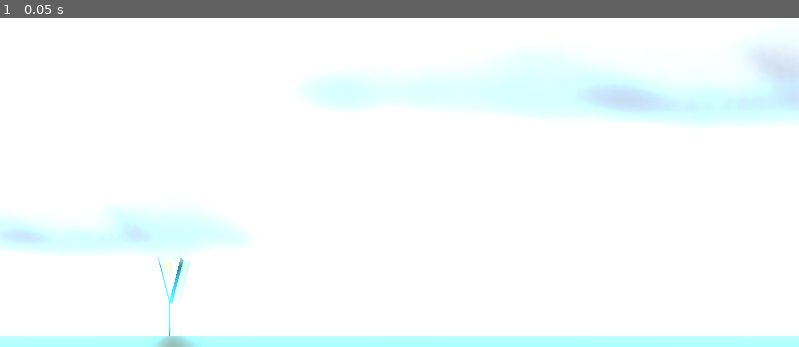
Above: before the commit, frame 1.
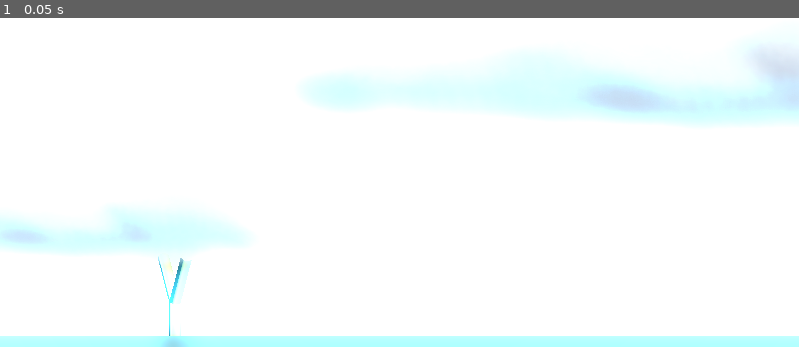
Above: after the commit, the same moment.

Repository: EricBL3/godot-prototyping
Game: Godot game, scene res://scenes/_scene_0.tscn
Two runs of this game, one before a commit and one after it. Both use one fixed random seed, a clock stepped at 60 frames per second and the inputs below.
Inputs:
- Up to frame 1 (0.05 s): no input

The runs differ from the first frame. In frame 1, 0.1% of the frame differs, in the area x 19-24%, y 96-100%.

Commit message:
Changes to ground material

Diff:
--- a/Mission Demolition/materials/m_ground.tres
+++ b/Mission Demolition/materials/m_ground.tres
@@ -1,4 +1,4 @@
 [gd_resource type="StandardMaterial3D" format=3 uid="uid://b4g7op3v8m10s"]
 
 [resource]
-albedo_color = Color(0.490196, 0.360784, 0.223529, 1)
+albedo_color = Color(0.501961, 0.501961, 0.501961, 1)
--- a/Mission Demolition/scenes/_scene_0.tscn
+++ b/Mission Demolition/scenes/_scene_0.tscn
@@ -3,15 +3,13 @@
 [ext_resource type="Environment" uid="uid://cq1pfgx8123vr" path="res://world_environment.tres" id="1_ci61d"]
 [ext_resource type="Script" path="res://scripts/MainCamera.gd" id="2_q43li"]
 [ext_resource type="PackedScene" uid="uid://2ixybb6dciwd" path="res://scenes/slingshot.tscn" id="3_qyudb"]
+[ext_resource type="Material" uid="uid://b4g7op3v8m10s" path="res://materials/m_ground.tres" id="3_uytyg"]
 [ext_resource type="Script" path="res://scripts/CloudCover.gd" id="5_rq3do"]
 [ext_resource type="Texture2D" uid="uid://tnxvsblbfayq" path="res://Textures & Sprites/cloud1.png" id="6_6xqgm"]
 [ext_resource type="Texture2D" uid="uid://mysbjhcsd0rg" path="res://Textures & Sprites/cloud2.png" id="7_jx1bd"]
 [ext_resource type="Texture2D" uid="uid://bdows8g3k3v3e" path="res://Textures & Sprites/cloud3.png" id="8_stx7r"]
 [ext_resource type="Texture2D" uid="uid://gkhdqluqni60" path="res://Textures & Sprites/cloud4.png" id="9_r35gj"]
 [ext_resource type="Texture2D" uid="uid://gpg55tyddleb" path="res://Textures & Sprites/cloud5.png" id="10_g67lp"]
-
-[sub_resource type="StandardMaterial3D" id="StandardMaterial3D_2qpqi"]
-albedo_color = Color(0.490196, 0.360784, 0.223529, 1)
 
 [sub_resource type="BoxMesh" id="BoxMesh_u2lbn"]
 size = Vector3(400, 1, 4)
@@ -35,8 +33,8 @@
 
 [node name="Ground" type="MeshInstance3D" parent="."]
 transform = Transform3D(1, 0, 0, 0, 1, 0, 0, 0, 1, 100, -10, 0)
-material_override = SubResource("StandardMaterial3D_2qpqi")
 mesh = SubResource("BoxMesh_u2lbn")
+surface_material_override/0 = ExtResource("3_uytyg")
 
 [node name="StaticBody3D" type="StaticBody3D" parent="Ground"]
 
